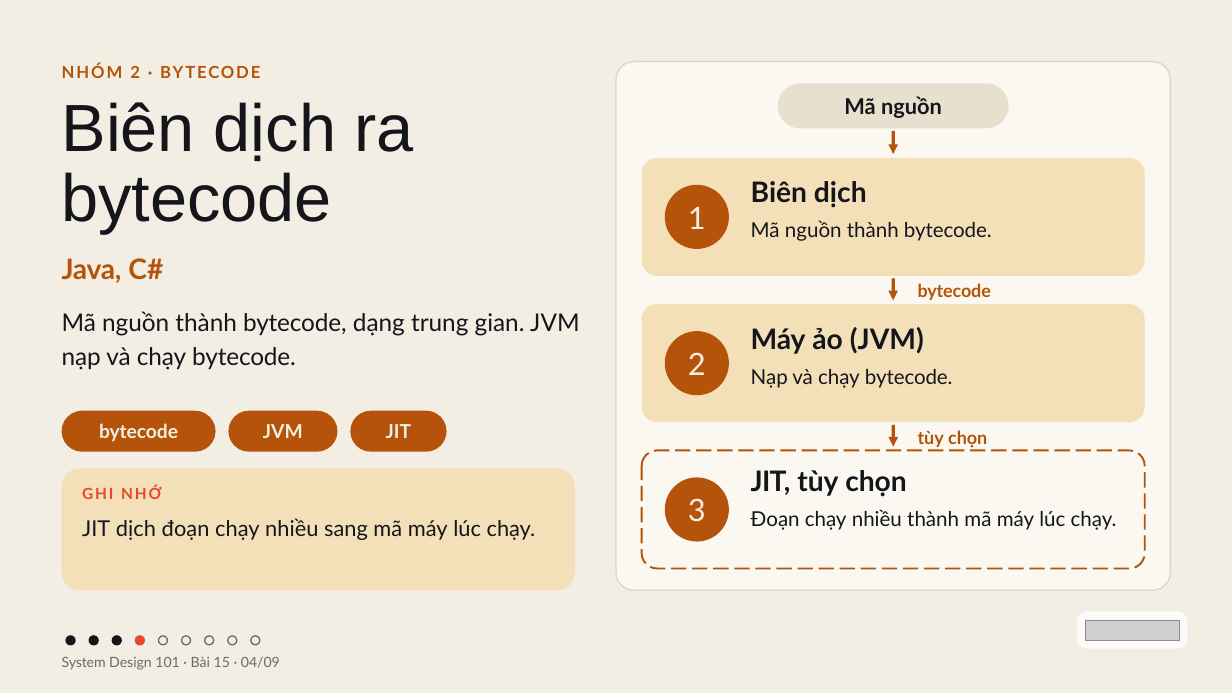
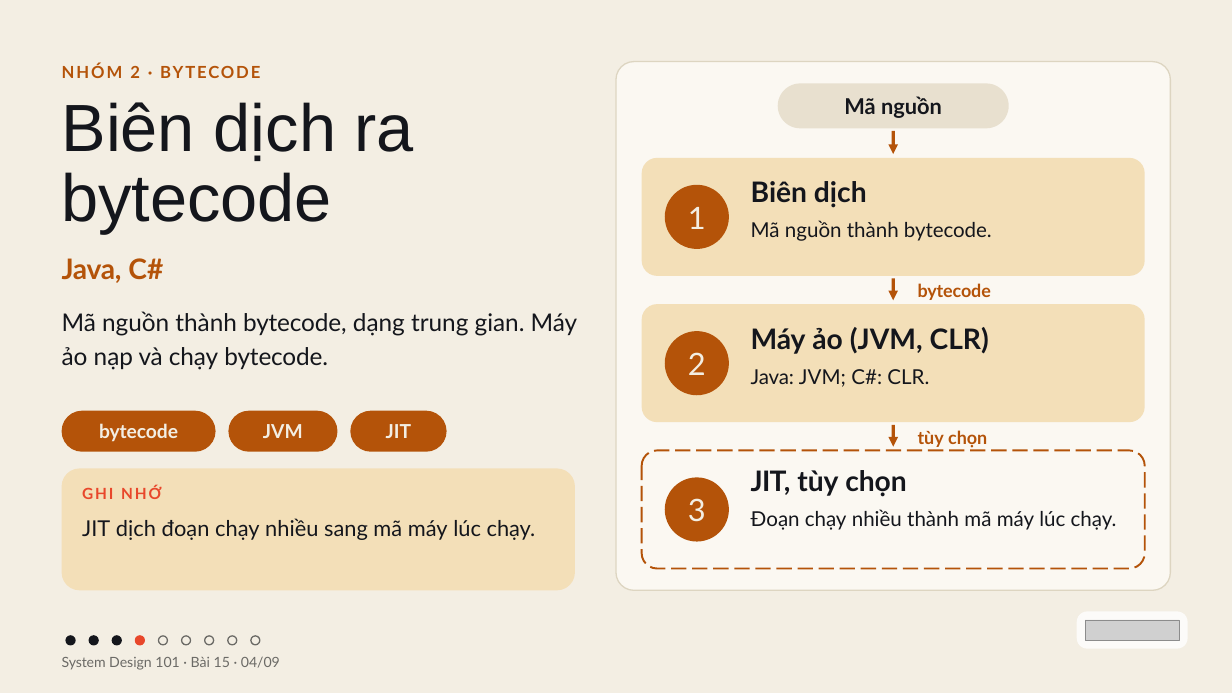
Before and after one commit to vohoailinh90/tool-marketing-studio, a slide deck: slide 4 of system-design-101/vi/lessons/sd-10-015/slides/sd-10-015.pptx. Drawn at 1232x693 pixels with LibreOffice and Linux fonts; fonts in the diff are those of the drawing; grey boxes stand for pictures. Boxes give left, top, right and bottom in pixels: in the first picture for what was removed or moved away, otherwise in the second. Text is boxed around its words. In the diff, an @@ line names an element or a change of style, - is before the commit and + after.

```diff
--- a/system-design-101/vi/lessons/sd-10-015/slides/sd-10-015.pptx
+++ b/system-design-101/vi/lessons/sd-10-015/slides/sd-10-015.pptx
@@ text at box(62, 311, 577, 370): text changed @@
-Mã nguồn thành bytecode, dạng trung gian. JVM nạp và chạy bytecode.
+Mã nguồn thành bytecode, dạng trung gian. Máy ảo nạp và chạy bytecode.
@@ text at box(751, 327, 989, 354): text changed @@
-Máy ảo (JVM)
+Máy ảo (JVM, CLR)
@@ text at box(751, 369, 929, 387): text changed @@
-Nạp và chạy bytecode.
+Java: JVM; C#: CLR.
```
Also in this commit, not shown: 3 other slides changed, 4 other files.
